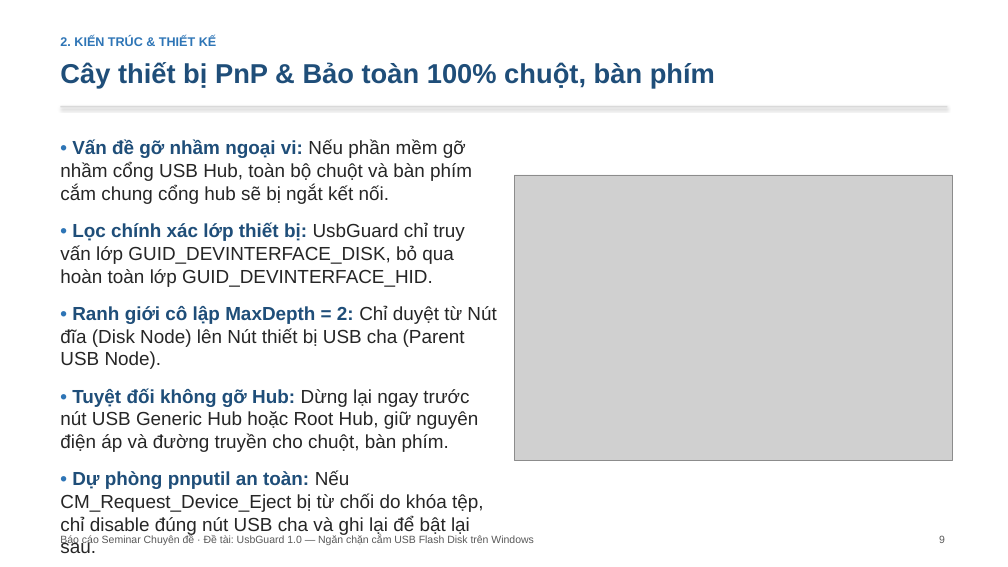
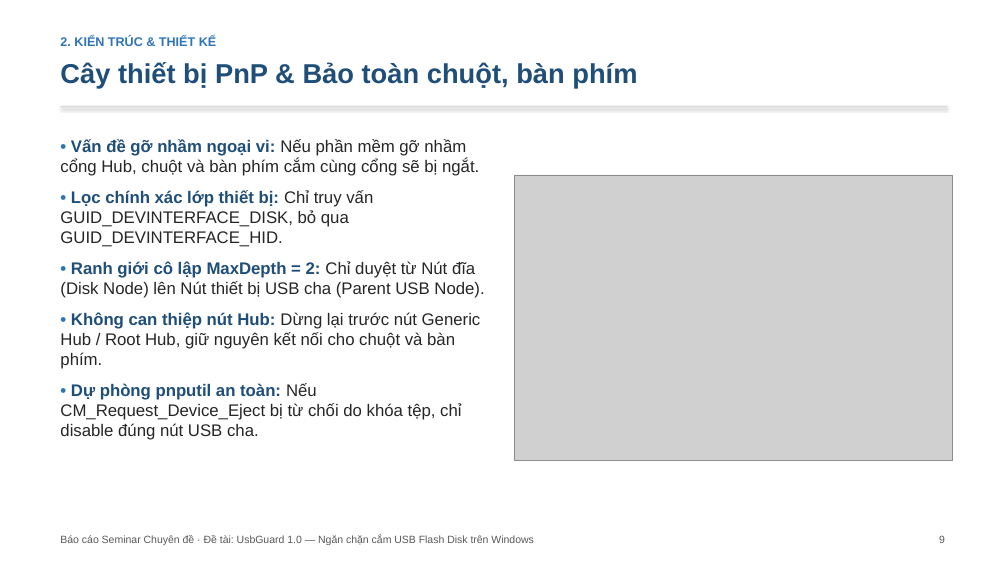
Before and after one commit to hungphamwp/usbguard, a slide deck: slide 9 of slide/SLIDE-UsbGuard.pptx. Drawn at 1008x567 pixels with LibreOffice and Linux fonts; fonts in the diff are those of the drawing; grey boxes stand for pictures. Boxes give left, top, right and bottom in pixels: in the first picture for what was removed or moved away, otherwise in the second. Text is boxed around its words. In the diff, an @@ line names an element or a change of style, - is before the commit and + after.

```diff
--- a/slide/SLIDE-UsbGuard.pptx
+++ b/slide/SLIDE-UsbGuard.pptx
@@ text at [60,62,637,88]: text changed @@
-Cây thiết bị PnP & Bảo toàn 100% chuột, bàn phím
+Cây thiết bị PnP & Bảo toàn chuột, bàn phím
@@ text at [60,139,479,247]: text changed; size 18 to 16 pt @@
-• Vấn đề gỡ nhầm ngoại vi: Nếu phần mềm gỡ nhầm cổng USB Hub, toàn bộ chuột và bàn phím cắm chung cổng hub sẽ bị ngắt kết nối.
-• Lọc chính xác lớp thiết bị: UsbGuard chỉ truy vấn lớp GUID_DEVINTERFACE_DISK, bỏ qua hoàn toàn lớp GUID_DEVINTERFACE_HID.
+• Vấn đề gỡ nhầm ngoại vi: Nếu phần mềm gỡ nhầm cổng Hub, chuột và bàn phím cắm cùng cổng sẽ bị ngắt.
+• Lọc chính xác lớp thiết bị: Chỉ truy vấn GUID_DEVINTERFACE_DISK, bỏ qua GUID_DEVINTERFACE_HID.
@@ text at [60,261,484,298]: size 18 to 16 pt in "• Ranh giới cô lập MaxDepth = ..."; less space between paragraphs @@
@@ text at [60,312,481,440]: text changed; size 18 to 16 pt @@
-• Tuyệt đối không gỡ Hub: Dừng lại ngay trước nút USB Generic Hub hoặc Root Hub, giữ nguyên điện áp và đường truyền cho chuột, bàn phím.
-• Dự phòng pnputil an toàn: Nếu CM_Request_Device_Eject bị từ chối do khóa tệp, chỉ disable đúng nút USB cha và ghi lại để bật lại sau.
+• Không can thiệp nút Hub: Dừng lại trước nút Generic Hub / Root Hub, giữ nguyên kết nối cho chuột và bàn phím.
+• Dự phòng pnputil an toàn: Nếu CM_Request_Device_Eject bị từ chối do khóa tệp, chỉ disable đúng nút USB cha.
```
Also in this commit, not shown: 14 other slides changed, 11 other files.
